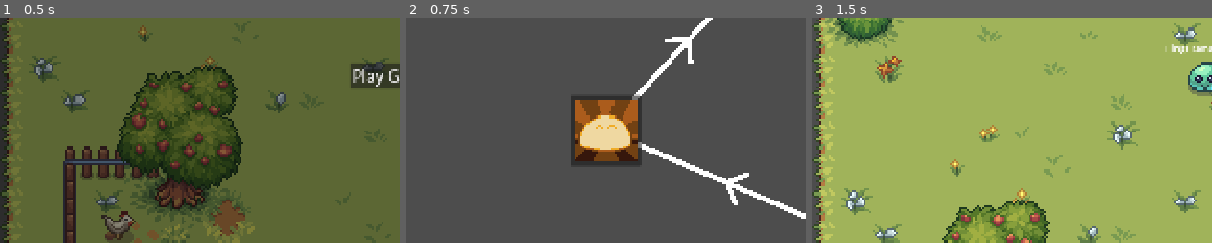
Above: before the commit, frames 1-3 (left to right).
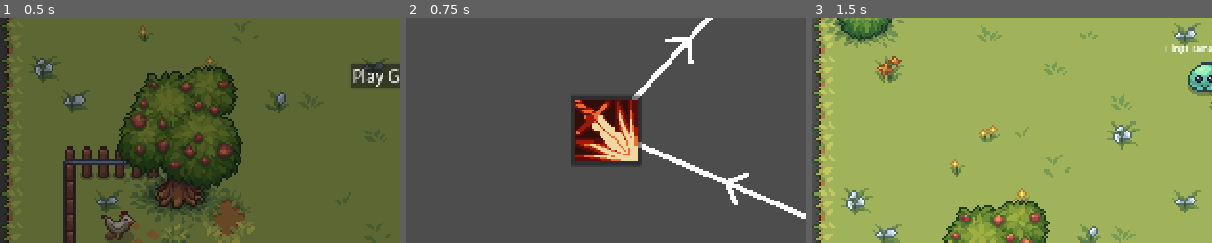
Above: after the commit, the same moments.

Repository: Auseawesome/HavenBounceBack
Game: Godot game, scene res://main.tscn
The game is run twice, just before and just after one commit, with the same random seed, the same clock (stepped at 60 frames per second) and the same inputs.
Inputs:
- Up to frame 1 (0.5 s): no input
- Up to frame 2 (0.75 s): click "Play Game!" at 0.5 s
- Up to frame 3 (1.5 s): click "Enter Level" at 1.25 s
The pictures show only the part of the screen within x 1-51%, y 37-87%; the shares and areas given below are measured in that part.

Frame 1 is identical in both runs. In frame 2, 3.6% of the frame differs, in the area x 42-58%, y 36-64%; in frame 3, nothing differs.

Commit message:
Add sharp vengeance skill

Diff:
--- /dev/null
+++ b/skills/all_skills/sharp_vengeance.tres
@@ -0,0 +1,19 @@
+[gd_resource type="Resource" script_class="FloatIncreaseSkill" format=3 uid="uid://dldoj348efgy3"]
+
+[ext_resource type="Script" uid="uid://xqav88ne5bdn" path="res://skills/cost_providers/constant_provider.gd" id="1_1oq4s"]
+[ext_resource type="Script" uid="uid://c5cq4io6m8djf" path="res://skills/float_increase_skill.gd" id="1_2yys2"]
+[ext_resource type="Texture2D" uid="uid://tuy3v6455efn" path="res://sprites/skills/sharp_vengeance.png" id="2_hg1ey"]
+
+[sub_resource type="Resource" id="Resource_dyy1w"]
+script = ExtResource("1_1oq4s")
+cost = 15
+metadata/_custom_type_script = "uid://xqav88ne5bdn"
+
+[resource]
+resource_name = "Sharp Vengeance"
+script = ExtResource("1_2yys2")
+base_increase = 5.0
+icon = ExtResource("2_hg1ey")
+desc = "Channel your anger into more base damage!"
+cost = SubResource("Resource_dyy1w")
+metadata/_custom_type_script = "uid://c5cq4io6m8djf"
--- /dev/null
+++ b/skills/float_increase_skill.gd
@@ -0,0 +1,29 @@
+class_name FloatIncreaseSkill
+extends MultiLevelSkill
+
+@export
+var target_trait: FloatTrait
+
+@export
+var base_increase: float = 0
+
+@export
+var pre_mult_increase: float = 0
+
+@export
+var exponent_increase: float = 0
+
+@export
+var post_mult_increase: float = 0
+
+@export
+var bonus_increase: float = 0
+
+func apply_skill(traits: Dictionary[String, Trait]) -> void:
+	var retrieved_trait: FloatTrait = traits[target_trait.id]
+
+	retrieved_trait.base_value += base_increase * current_level
+	retrieved_trait.pre_mult += pre_mult_increase * current_level
+	retrieved_trait.exponent += exponent_increase * current_level
+	retrieved_trait.post_mult += post_mult_increase * current_level
+	retrieved_trait.bonus_value += bonus_increase * current_level
--- a/ui/skill_tree/skill_tree_contents.tscn
+++ b/ui/skill_tree/skill_tree_contents.tscn
@@ -3,6 +3,7 @@
 [ext_resource type="Script" uid="uid://de3vn8bw8afmi" path="res://ui/skill_tree/skill_tree_contents.gd" id="1_38owx"]
 [ext_resource type="Resource" uid="uid://rkrwxw1e8j0x" path="res://skills/all_skills/a_new_slime.tres" id="3_ddacy"]
 [ext_resource type="Script" uid="uid://bk7mkgs6cdmm6" path="res://ui/skill_tree/skill_upgrade.gd" id="3_rst24"]
+[ext_resource type="Resource" uid="uid://dldoj348efgy3" path="res://skills/all_skills/sharp_vengeance.tres" id="4_gjyfs"]
 
 [node name="SkillTreeContents" type="Control" unique_id=1464612974]
 layout_mode = 3
@@ -45,7 +46,7 @@
 offset_right = 413.0
 offset_bottom = 555.0
 script = ExtResource("3_rst24")
-skill = ExtResource("3_ddacy")
+skill = ExtResource("4_gjyfs")
 dependencies = [NodePath("../SkillUpgrade")]
 metadata/_custom_type_script = "uid://bk7mkgs6cdmm6"
 
Not shown, added: skills/float_increase_skill.gd.uid
Binary file added: sprites/skills/sharp_vengeance.png
Not shown, added: sprites/skills/sharp_vengeance.png.import
